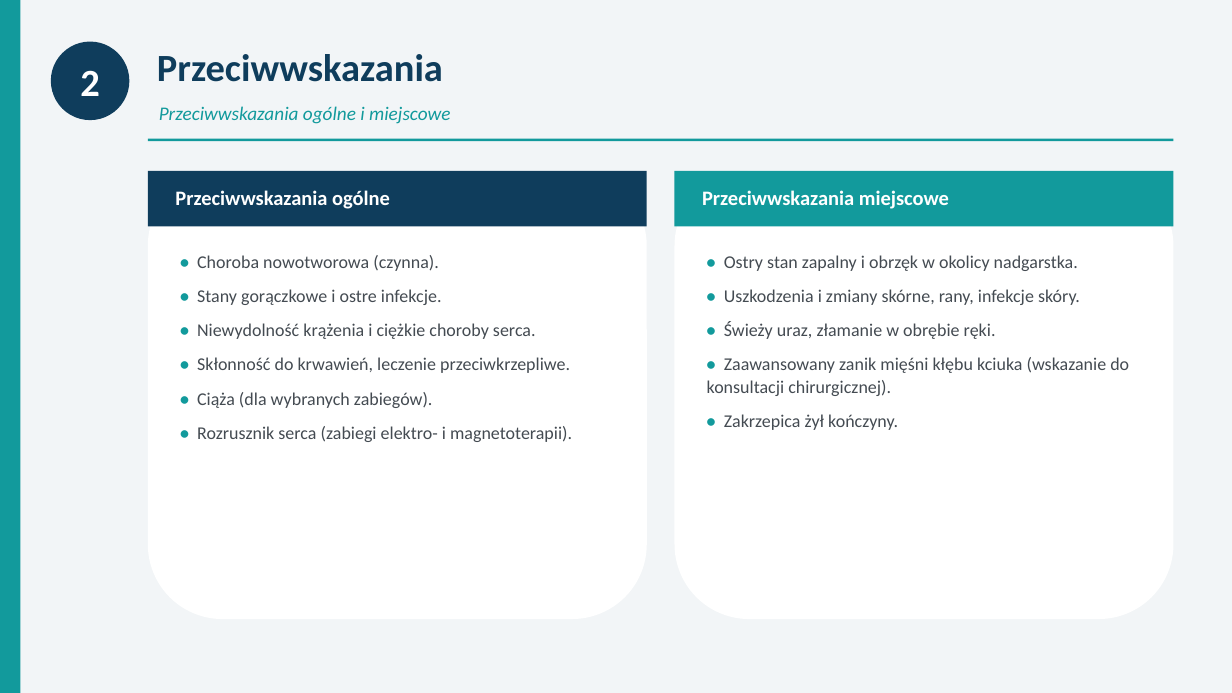
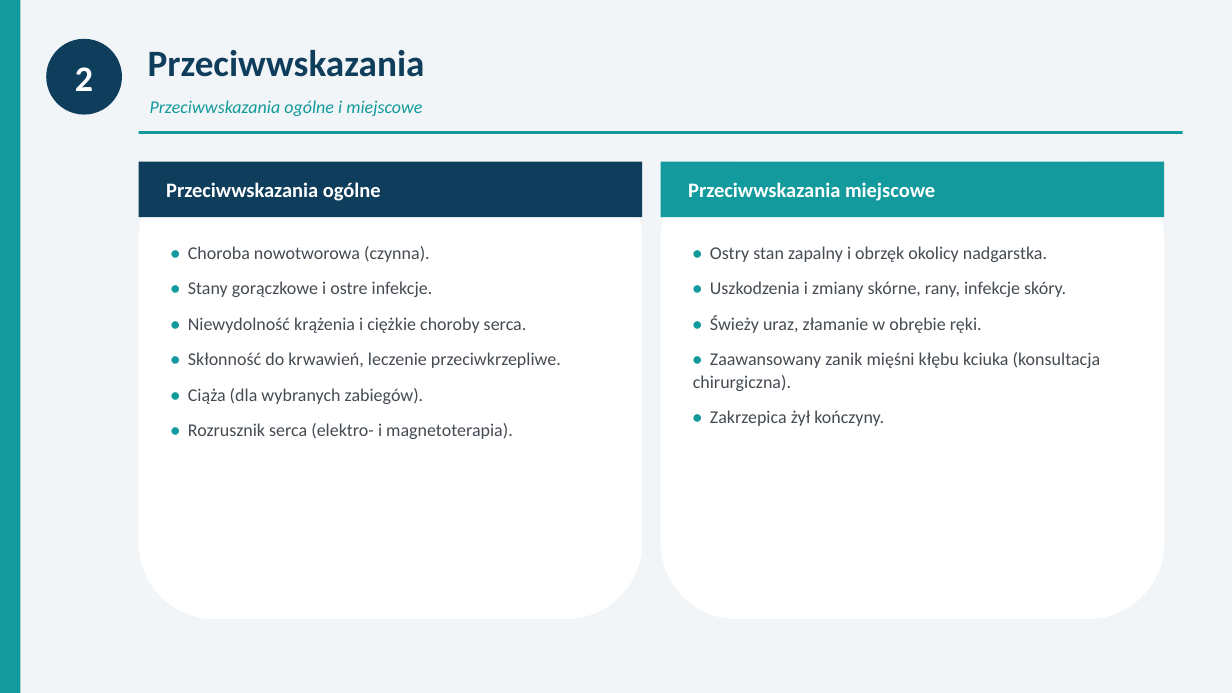
Before and after one commit to ernestkurdziel-max/eqwdfqae, a slide deck: slide 5 of Zespol_ciesni_nadgarstka_prezentacja.pptx. Drawn at 1232x693 pixels with LibreOffice and Linux fonts; fonts in the diff are those of the drawing. Boxes give left, top, right and bottom in pixels: in the first picture for what was removed or moved away, otherwise in the second. Text is boxed around its words. In the diff, an @@ line names an element or a change of style, - is before the commit and + after.

```diff
--- a/Zespol_ciesni_nadgarstka_prezentacja.pptx
+++ b/Zespol_ciesni_nadgarstka_prezentacja.pptx
@@ ellipse "2": place and size @@
-ellipse "2" at bbox=[51, 42, 129, 120]
+ellipse "2" at bbox=[46, 39, 122, 115]
@@ ellipse "2" at bbox=[46, 39, 122, 115]: size 30 to 28 pt @@
@@ text "Przeciwwskazania": place and size @@
-text "Przeciwwskazania" at bbox=[157, 54, 443, 82]
+text "Przeciwwskazania" at bbox=[148, 50, 425, 77]
@@ text "Przeciwwskazania" at bbox=[148, 50, 425, 77]: size 30 to 29 pt @@
@@ text "Przeciwwskazania ogólne i miejscowe": place and size @@
-text "Przeciwwskazania ogólne i miejscowe" at bbox=[159, 106, 450, 124]
+text "Przeciwwskazania ogólne i miejscowe" at bbox=[150, 100, 422, 116]
@@ text "Przeciwwskazania ogólne i miejscowe" at bbox=[150, 100, 422, 116]: size 15 to 14 pt @@
@@ rectangle: place and size @@
-rectangle at bbox=[148, 139, 1174, 141]
+rectangle at bbox=[139, 131, 1183, 134]
@@ rounded rectangle: place and size @@
-rounded rectangle at bbox=[148, 171, 647, 619]
+rounded rectangle at bbox=[139, 162, 642, 619]
@@ rectangle: place and size @@
-rectangle at bbox=[148, 171, 647, 226]
+rectangle at bbox=[139, 162, 642, 217]
@@ text "Przeciwwskazania ogólne": place and size @@
-text "Przeciwwskazania ogólne" at bbox=[175, 190, 390, 209]
+text "Przeciwwskazania ogólne" at bbox=[166, 182, 381, 201]
@@ text "Przeciwwskazania ogólne" at bbox=[166, 182, 381, 201]: vertical alignment top to middle @@
@@ rounded rectangle: place and size @@
-rounded rectangle at bbox=[675, 171, 1174, 619]
+rounded rectangle at bbox=[661, 162, 1165, 619]
@@ rectangle: place and size @@
-rectangle at bbox=[675, 171, 1174, 226]
+rectangle at bbox=[661, 162, 1165, 217]
@@ text "Przeciwwskazania miejscowe" at bbox=[688, 182, 935, 201]: vertical alignment top to middle @@
@@ text "Przeciwwskazania miejscowe": place and size @@
-text "Przeciwwskazania miejscowe" at bbox=[702, 190, 949, 209]
+text "Przeciwwskazania miejscowe" at bbox=[688, 182, 935, 201]
@@ text "• Choroba nowotworowa (czynna).": place and size @@
-text "• Choroba nowotworowa (czynna)." at bbox=[197, 255, 572, 442]
+text "• Choroba nowotworowa (czynna)." at bbox=[188, 246, 561, 439]
@@ text "• Ostry stan zapalny i ...": place and size @@
-text "• Ostry stan zapalny i ..." at bbox=[707, 255, 1129, 430]
+text "• Ostry stan zapalny i ..." at bbox=[693, 246, 1101, 426]
@@ text at bbox=[188, 246, 561, 404]: more space between paragraphs @@
@@ text at bbox=[710, 246, 1047, 262]: text changed @@
-• Ostry stan zapalny i obrzęk w okolicy nadgarstka.
+• Ostry stan zapalny i obrzęk okolicy nadgarstka.
@@ text at bbox=[710, 281, 1066, 426]: more space between paragraphs @@
@@ text at bbox=[693, 352, 1101, 391]: text changed @@
-• Zaawansowany zanik mięśni kłębu kciuka (wskazanie do konsultacji chirurgicznej).
+• Zaawansowany zanik mięśni kłębu kciuka (konsultacja chirurgiczna).
@@ text at bbox=[188, 423, 513, 439]: text changed @@
-• Rozrusznik serca (zabiegi elektro- i magnetoterapii).
+• Rozrusznik serca (elektro- i magnetoterapia).
```
Also in this commit, not shown: 11 other slides changed, 3 slides added, 1 slide removed, 11 other files.
